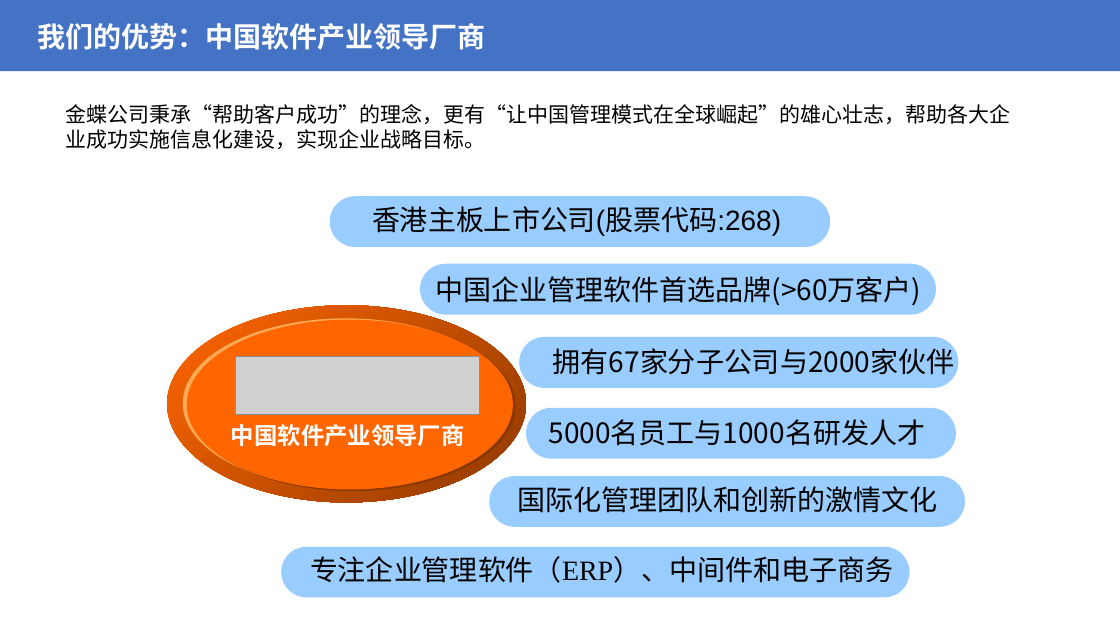
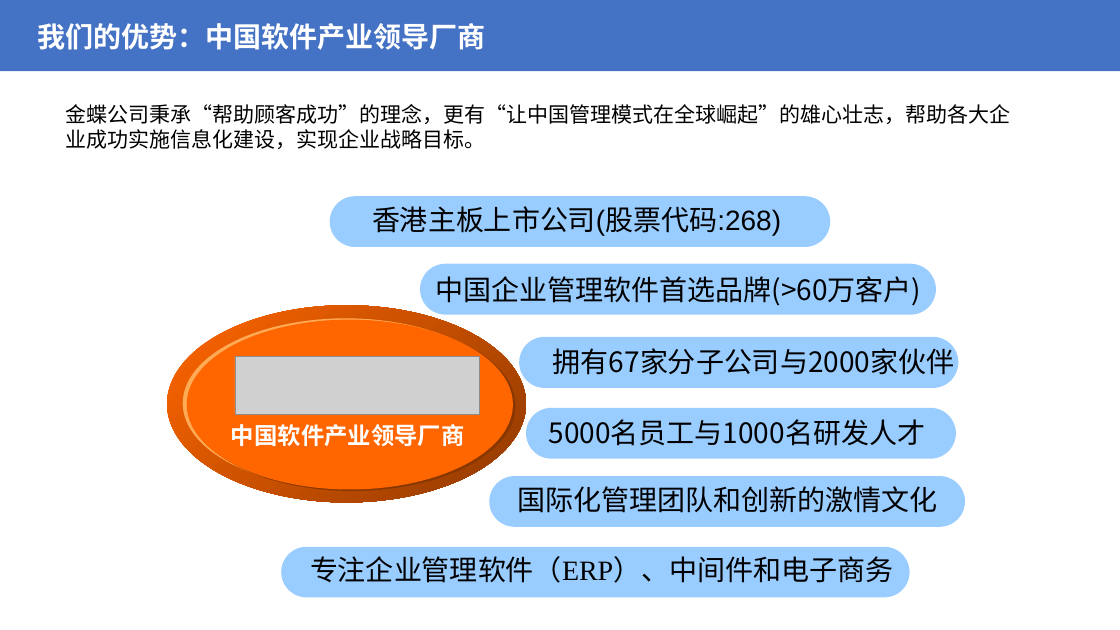
Before and after one commit to aonephy/miniprogram, a slide deck: slide 24 of wx/中昇集团IT规划咨询方案.pptx. Drawn at 1120x630 pixels with LibreOffice and Linux fonts; fonts in the diff are those of the drawing; grey boxes stand for pictures. Boxes give left, top, right and bottom in pixels: in the first picture for what was removed or moved away, otherwise in the second. Text is boxed around its words. In the diff, an @@ line names an element or a change of style, - is before the commit and + after.

```diff
--- a/wx/中昇集团IT规划咨询方案.pptx
+++ b/wx/中昇集团IT规划咨询方案.pptx
@@ text at [65, 104, 1010, 149]: text changed @@
-金蝶公司秉承“帮助客户成功”的理念，更有“让中国管理模式在全球崛起”的雄心壮志，帮助各大企业成功实施信息化建设，实现企业战略目标。
+金蝶公司秉承“帮助顾客成功”的理念，更有“让中国管理模式在全球崛起”的雄心壮志，帮助各大企业成功实施信息化建设，实现企业战略目标。
```
Also in this commit, not shown: 2 other slides changed, 2 other files.
